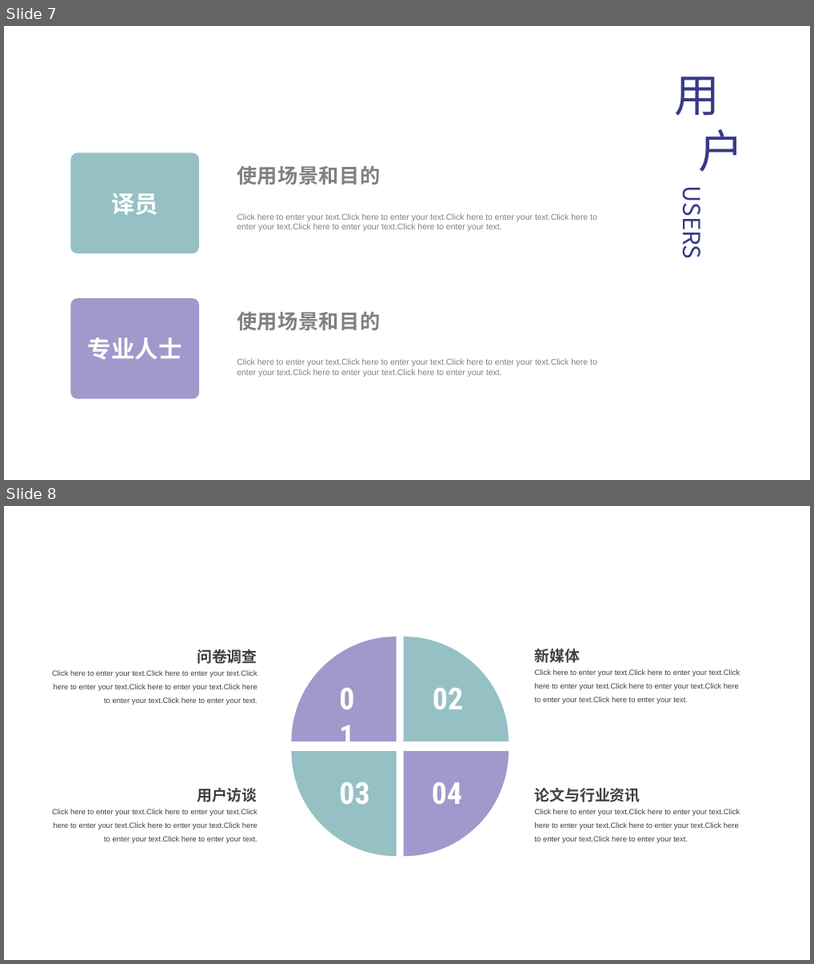
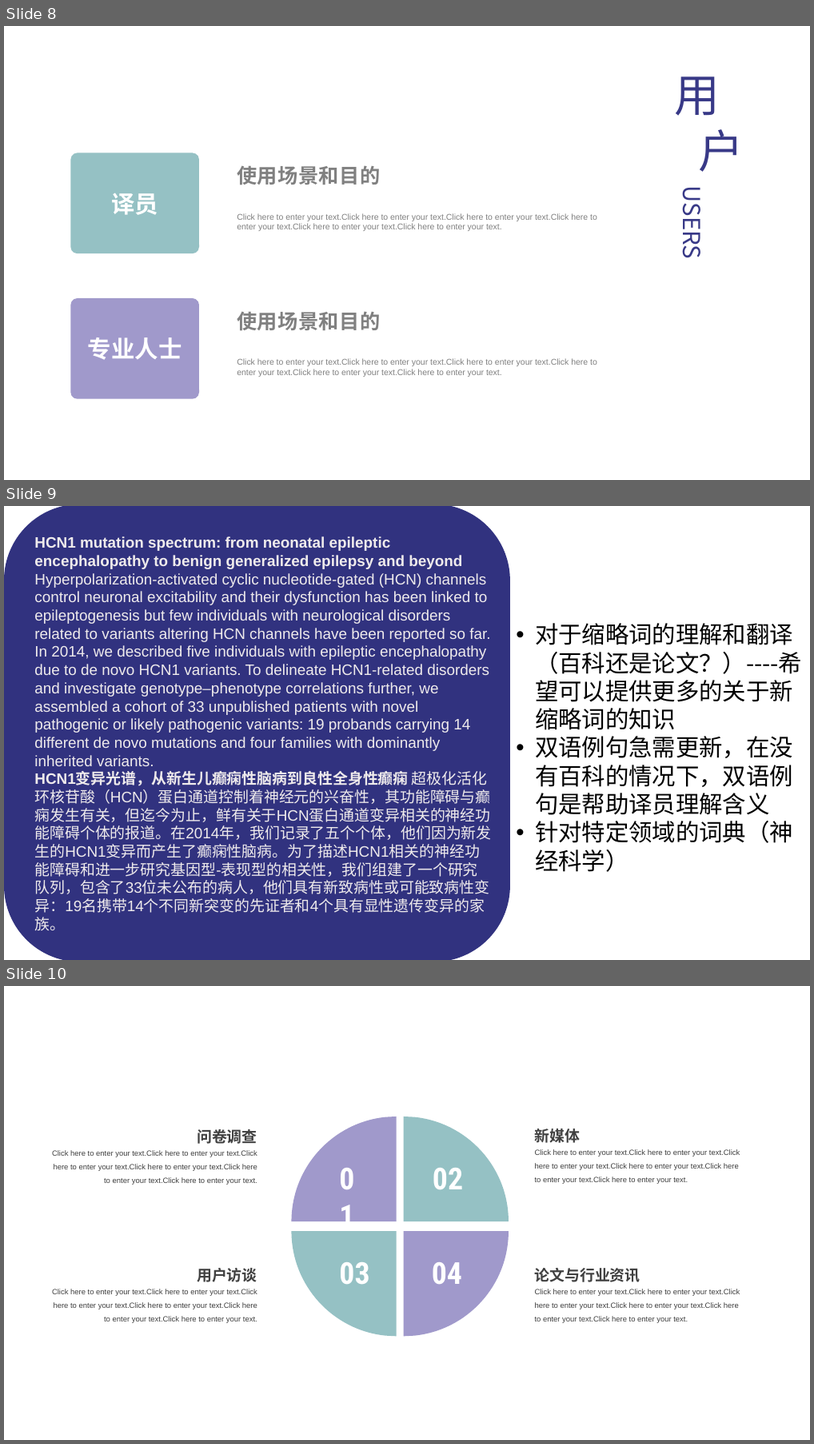
Before and after one commit to peijiawen98/TLK_1107, a slide deck: 电子词典需求分析.pptx. Shown one above the other, each under a label of ours: slides 7 and 8 before the commit, slides 8, 9 and 10 after it. The pictures are 814x964 and 814x1444 pixels, drawn with LibreOffice and Linux fonts; fonts in the diff are those of the drawing. Boxes give left, top, right and bottom in pixels: in the first picture for what was removed or moved away, otherwise in the second. Text is boxed around its words. In the diff, an @@ line names an element or a change of style, - is before the commit and + after.

```diff
--- a/电子词典需求分析.pptx
+++ b/电子词典需求分析.pptx
@@ slide 9 added at [4, 506, 810, 960], background #FFFFFF @@
@@ rounded rectangle added at [4, 506, 510, 960], fill #31327F @@
@@ text added at [34, 536, 491, 930], 18 pt, text #EFEBEC @@
+HCN1 mutation spectrum: from neonatal epileptic encephalopathy to benign generalized epilepsy and beyond Hyperpolarization-activated cyclic nucleotide-gated (HCN) channels control neuronal excitability and their dysfunction has been linked to epileptogenesis but few individuals with neurological disorders related to variants altering HCN channels have been reported so far. In 2014, we described five individuals with epileptic encephalopathy due to de novo HCN1 variants. To delineate HCN1-related disorders and investigate genotype–phenotype correlations further, we assembled a cohort of 33 unpublished patients with novel pathogenic or likely pathogenic variants: 19 probands carrying 14 different de novo mutations and four families with dominantly inherited variants.
+HCN1变异光谱，从新生儿癫痫性脑病到良性全身性癫痫 超极化活化环核苷酸（HCN）蛋白通道控制着神经元的兴奋性，其功能障碍与癫痫发生有关，但迄今为止，鲜有关于HCN蛋白通道变异相关的神经功能障碍个体的报道。在2014年，我们记录了五个个体，他们因为新发生的HCN1变异而产生了癫痫性脑病。为了描述HCN1相关的神经功能障碍和进一步研究基因型-表现型的相关性，我们组建了一个研究队列，包含了33位未公布的病人，他们具有新致病性或可能致病性变异：19名携带14个不同新突变的先证者和4个具有显性遗传变异的家族。
@@ text added at [535, 623, 802, 872], 28 pt, text #000000 @@
+• 对于缩略词的理解和翻译（百科还是论文？）----希望可以提供更多的关于新缩略词的知识
+• 双语例句急需更新，在没有百科的情况下，双语例句是帮助译员理解含义
+• 针对特定领域的词典（神经科学）
@@ what was slide 7 is now slide 8 @@
@@ what was slide 8 is now slide 10 @@
```
Also in this commit, not shown: 1 slide changed, 4 other slides added.
